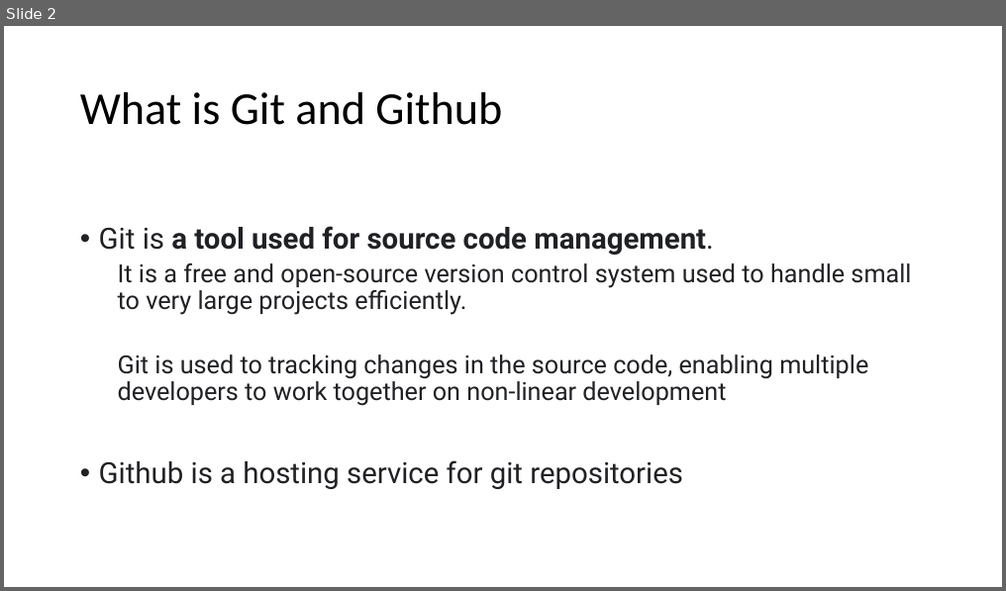
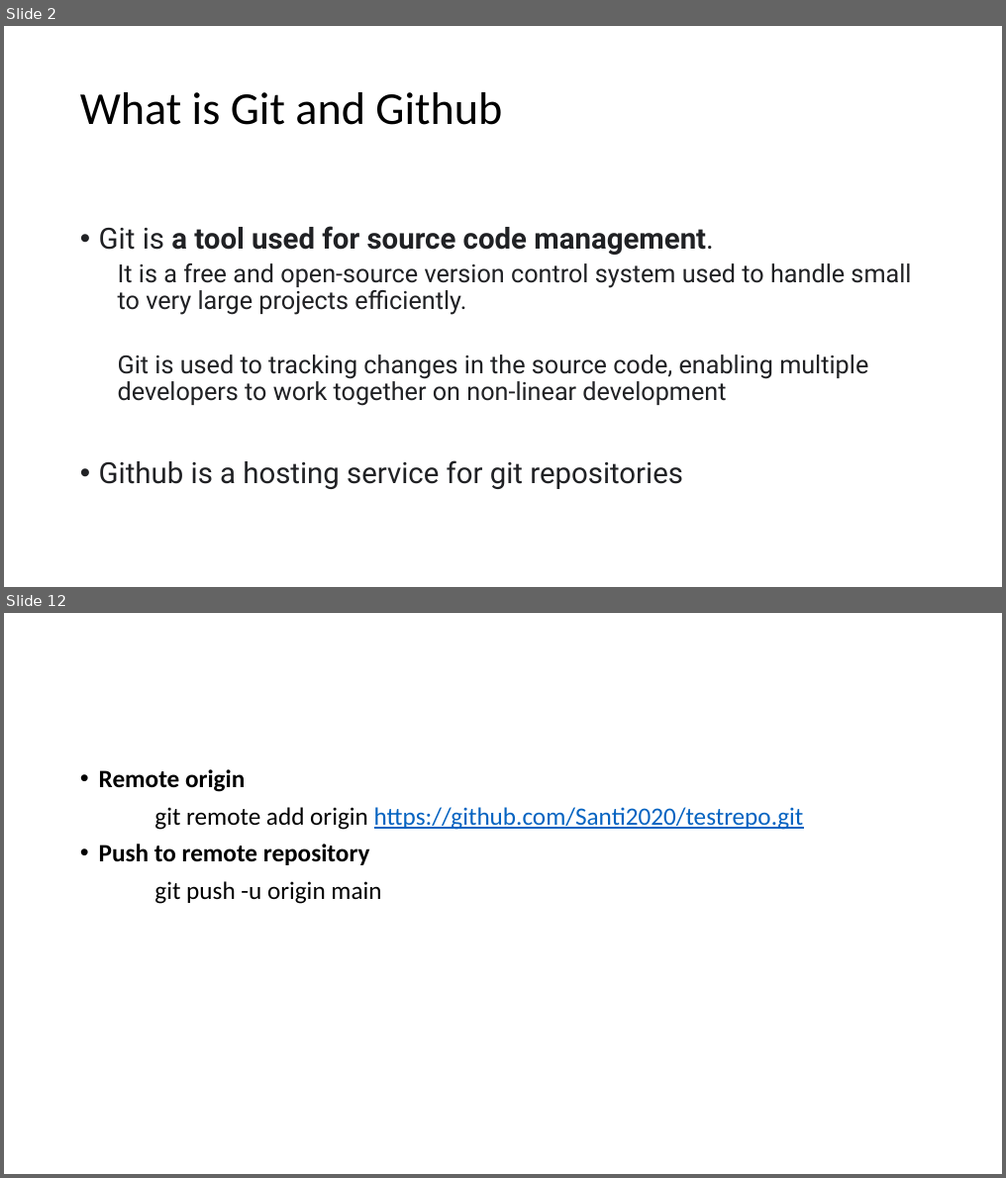
Before and after one commit to Santi2020/Study-Notes, a slide deck: Git_And_GitHub_Demo.docx.pptx. Shown one above the other, each under a label of ours: slide 2 before the commit, slides 2 and 12 after it; the slides between them are not shown. The pictures are 1006x591 and 1006x1178 pixels, drawn with LibreOffice and Linux fonts; fonts in the diff are those of the drawing. Boxes give left, top, right and bottom in pixels: in the first picture for what was removed or moved away, otherwise in the second. Text is boxed around its words. In the diff, an @@ line names an element or a change of style, - is before the commit and + after.

```diff
--- a/Git_And_GitHub_Demo.docx.pptx
+++ b/Git_And_GitHub_Demo.docx.pptx
@@ slide 12 added at <box>4,613,1002,1174</box>, background #FFFFFF @@
@@ text added at <box>99,769,804,904</box>, 24 pt, text #000000 @@
+• Remote origin
+git remote add origin https://github.com/Santi2020/testrepo.git
+• Push to remote repository
+git push -u origin main
```
Also in this commit, not shown: 11 other slides added, 12 slides removed, 1 other file.
